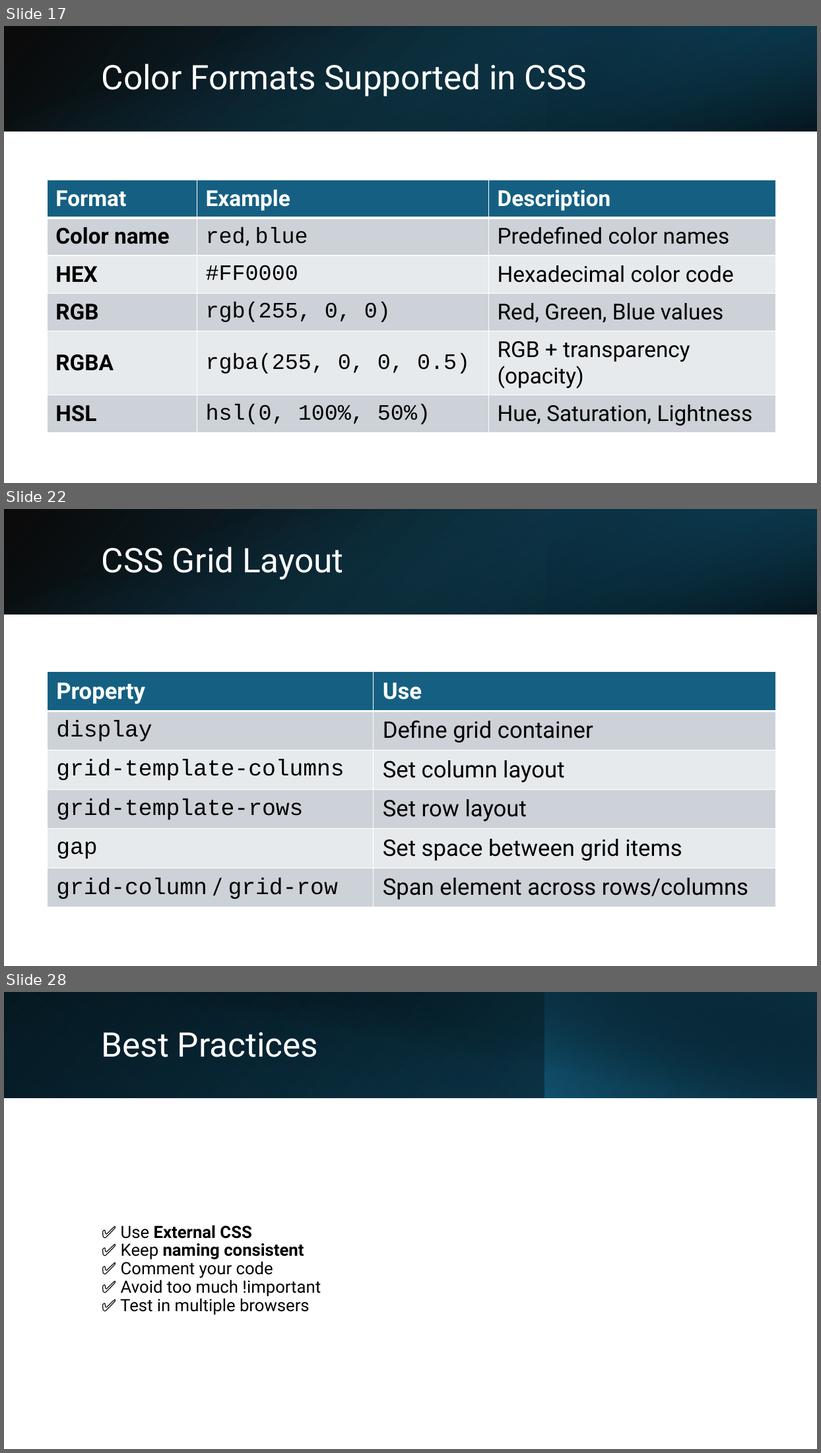
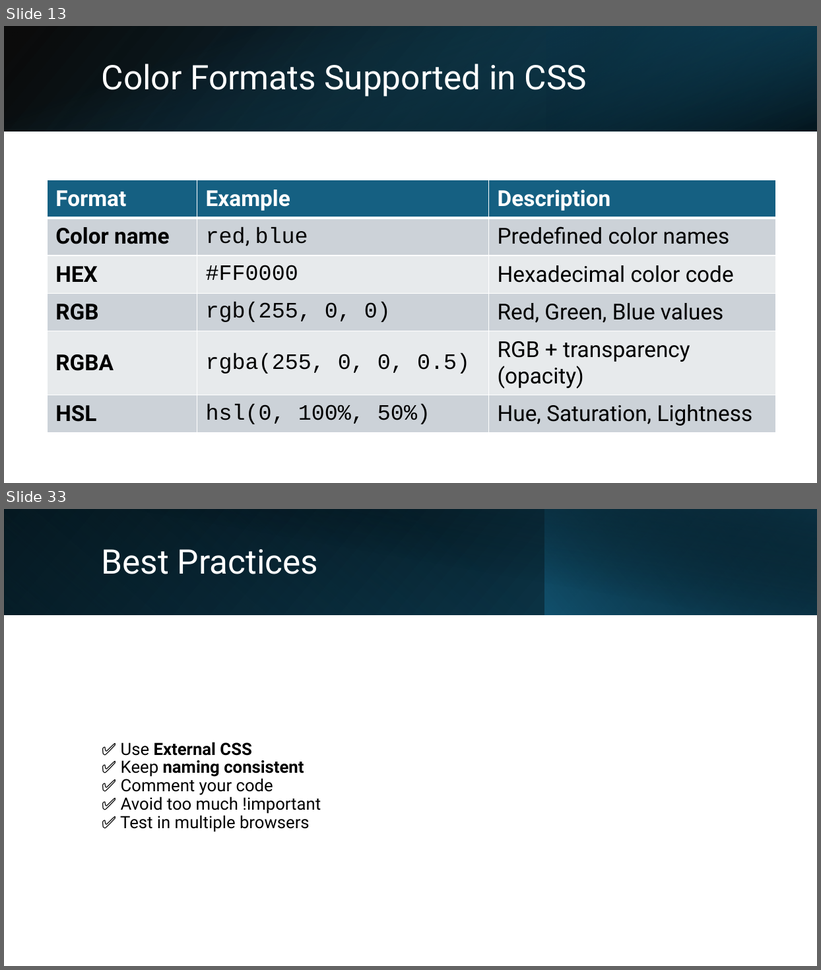
Before and after one commit to mahadi-21/Web-Development, a slide deck: CSS.pptx. Shown one above the other, each under a label of ours: slides 17, 22 and 28 before the commit, slides 13 and 33 after it; the slides between them are not shown. The pictures are 821x1453 and 821x970 pixels, drawn with LibreOffice and Linux fonts; fonts in the diff are those of the drawing. Boxes give left, top, right and bottom in pixels: in the first picture for what was removed or moved away, otherwise in the second. Text is boxed around its words. In the diff, an @@ line names an element or a change of style, - is before the commit and + after.

```diff
--- a/CSS.pptx
+++ b/CSS.pptx
@@ slide 22 removed at (4,509,817,966), background #FFFFFF @@
@@ rectangle removed at (4,509,817,614) @@
@@ rectangle removed at (4,509,817,614) @@
@@ rectangle removed at (547,509,817,614) @@
@@ title removed at (102,547,343,580) @@
-CSS Grid Layout
@@ table removed at (47,672,776,908), 6 rows, 2 columns @@
-Property | Use
-display | Define grid container
-grid-template-columns | Set column layout
-grid-template-rows | Set row layout
-gap | Set space between grid items
-grid-column / grid-row | Span element across rows/columns
@@ what was slide 17 is now slide 13 @@
@@ what was slide 28 is now slide 33 @@
```
Also in this commit, not shown: 7 slides changed, 12 slides added, 6 other slides removed.
